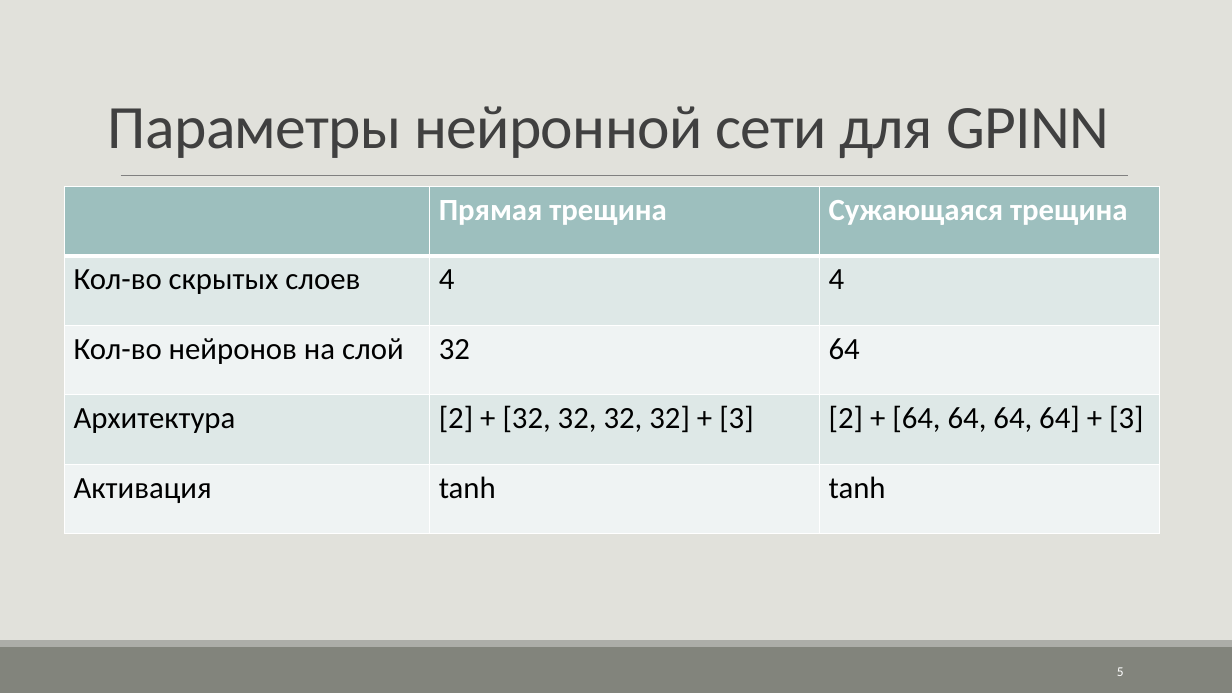
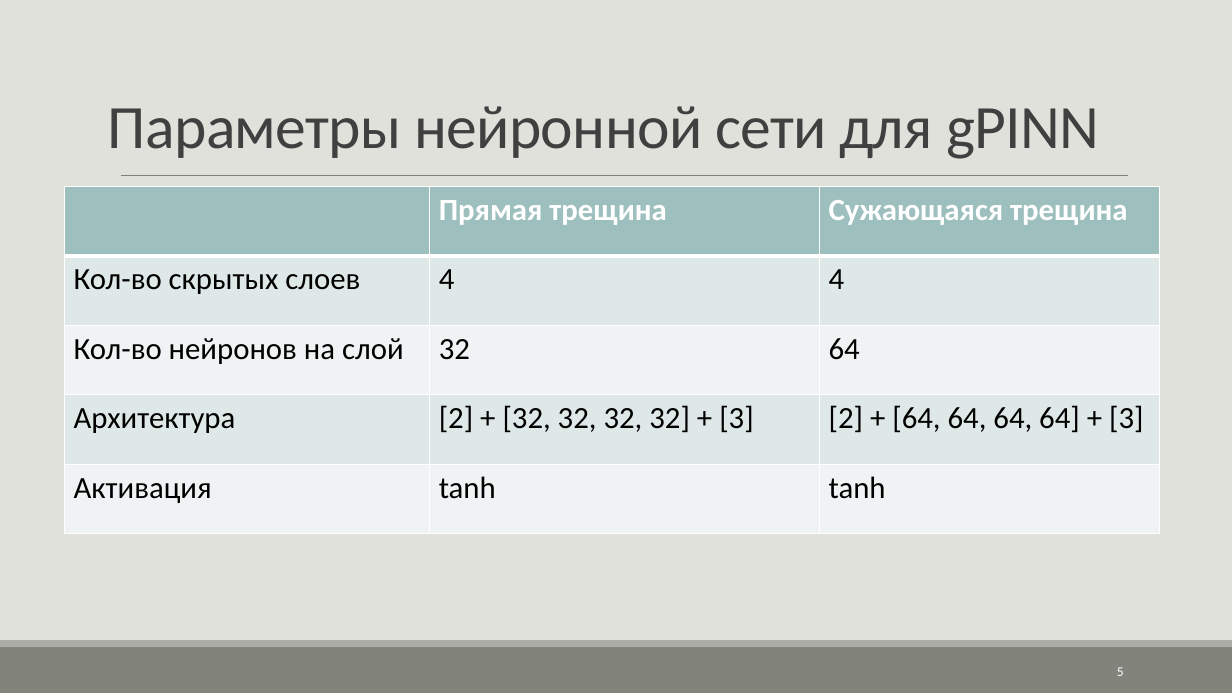
Before and after one commit to Kendorex/Navier_Stoces, a slide deck: slide 5 of Navier-Stokes.pptx. Drawn at 1232x693 pixels with LibreOffice and Linux fonts; fonts in the diff are those of the drawing. Boxes give left, top, right and bottom in pixels: in the first picture for what was removed or moved away, otherwise in the second. Text is boxed around its words. In the diff, an @@ line names an element or a change of style, - is before the commit and + after.

```diff
--- a/Navier-Stokes.pptx
+++ b/Navier-Stokes.pptx
@@ title at bbox=[108, 106, 1099, 159]: text changed @@
-Параметры нейронной сети для GPINN
+Параметры нейронной сети для gPINN
```
Also in this commit, not shown: 4 other slides changed.
